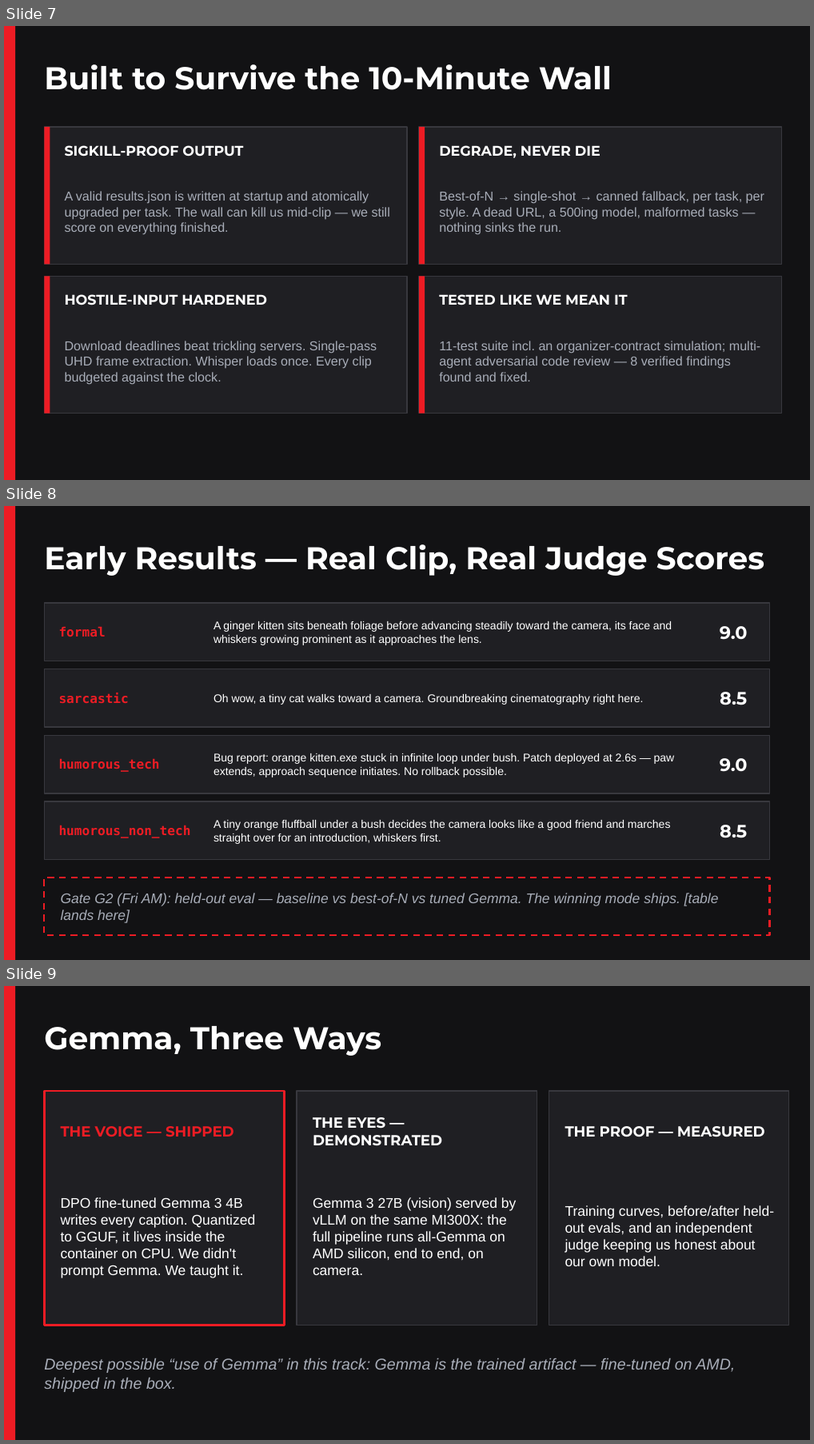
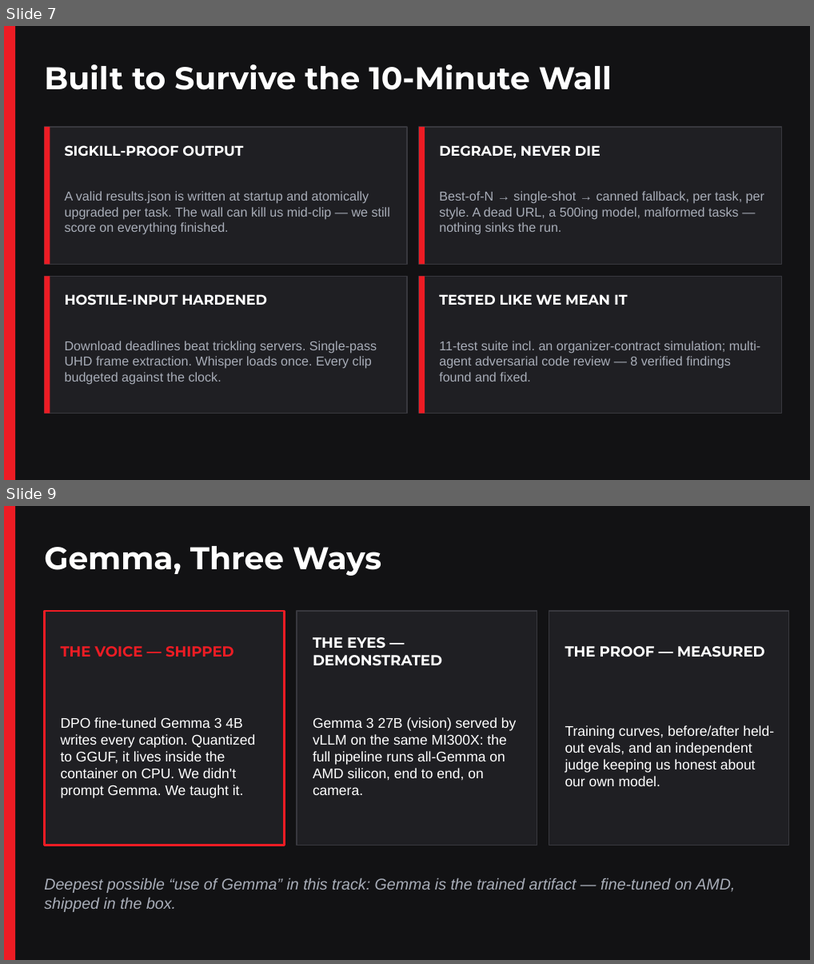
Before and after one commit to SankarSubbayya/styleforge, a slide deck: presentation/StyleForge.pptx. Shown one above the other, each under a label of ours: slides 7, 8 and 9 before the commit, slides 7 and 9 after it; the slides between them are not shown. The pictures are 814x1444 and 814x964 pixels, drawn with LibreOffice and Linux fonts; fonts in the diff are those of the drawing. Boxes give left, top, right and bottom in pixels: in the first picture for what was removed or moved away, otherwise in the second. Text is boxed around its words. In the diff, an @@ line names an element or a change of style, - is before the commit and + after.

```diff
--- a/presentation/StyleForge.pptx
+++ b/presentation/StyleForge.pptx
@@ slide 8 removed at [4,506,810,960], background #121214 @@
@@ rectangle removed at [4,506,15,959] @@
@@ text removed at [44,544,766,576] @@
-Early Results — Real Clip, Real Judge Scores
@@ rectangle removed at [44,603,770,661] @@
@@ text removed at [214,621,672,645] @@
-A ginger kitten sits beneath foliage before advancing steadily toward the camera, its face and whiskers growing prominent as it approaches the lens.
@@ text removed at [59,626,106,637] @@
-formal
@@ text removed at [720,626,748,640] @@
-9.0
@@ rectangle removed at [44,669,770,727] @@
@@ text removed at [59,692,129,704] @@
-sarcastic
@@ text removed at [214,694,644,704] @@
-Oh wow, a tiny cat walks toward a camera. Groundbreaking cinematography right here.
@@ text removed at [720,692,747,705] @@
-8.5
@@ rectangle removed at [44,735,770,793] @@
@@ text removed at [59,758,160,772] @@
-humorous_tech
@@ text removed at [214,753,675,777] @@
-Bug report: orange kitten.exe stuck in infinite loop under bush. Patch deployed at 2.6s — paw extends, approach sequence initiates. No rollback possible.
@@ text removed at [720,758,748,772] @@
-9.0
@@ rectangle removed at [44,801,770,860] @@
@@ text removed at [59,824,191,838] @@
-humorous_non_tech
@@ text removed at [214,820,671,844] @@
-A tiny orange fluffball under a bush decides the camera looks like a good friend and marches straight over for an introduction, whiskers first.
@@ text removed at [720,824,747,838] @@
-8.5
@@ rectangle removed at [44,877,770,935] @@
@@ text removed at [61,892,719,923] @@
-Gate G2 (Fri AM): held-out eval — baseline vs best-of-N vs tuned Gemma. The winning mode ships. [table lands here]
```
Also in this commit, not shown: 1 slide changed, 1 slide added, 17 other files.
